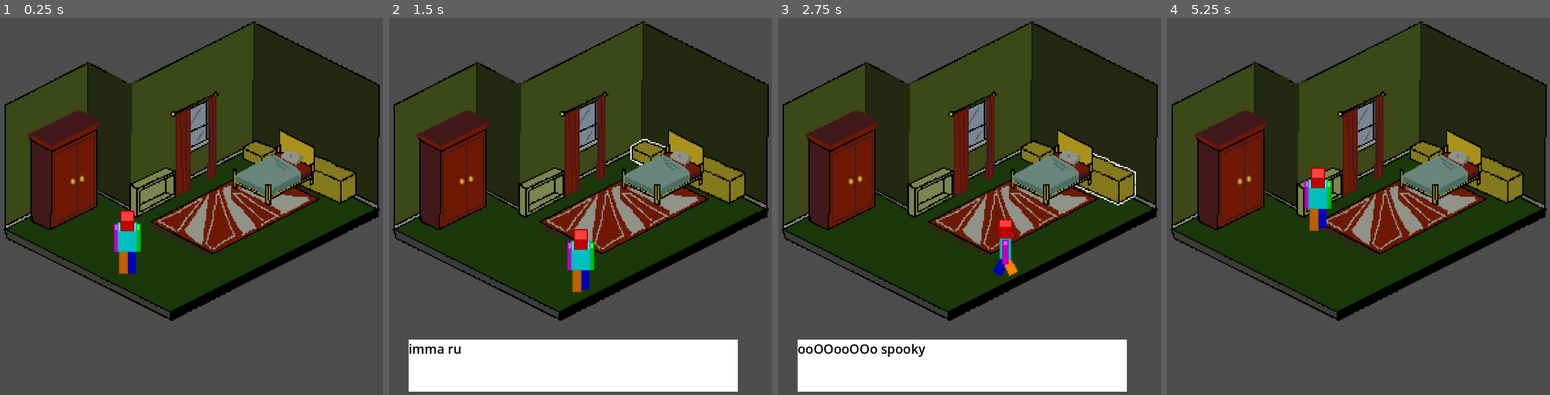
Above: before the commit, frames 1-4 (left to right).
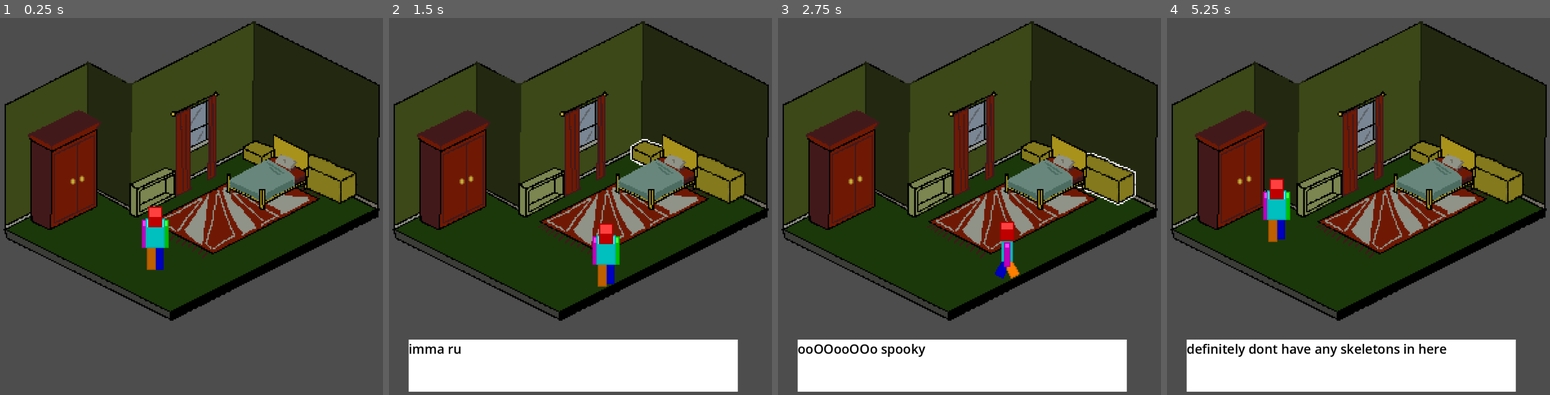
Above: after the commit, the same moments.

Repository: UMKC-GDT/Team2sprint
Game: Godot game, scene res://Scenes/Bedroom.tscn
The game is run twice, just before and just after one commit, with the same random seed, the same clock (stepped at 60 frames per second) and the same inputs.
Inputs (mouse positions are in pixels of both pictures, inside the frame that each line leads up to):
- Up to frame 1 (0.25 s): no input
- Up to frame 2 (1.5 s): tap Enter at 0.5 s; move the mouse to (637, 206) at 0.52 s; press the mouse at (637, 206) at 0.53 s; hold Right (move_right) 0.53-1.28 s; move the mouse to (649, 149) at 1.27 s; release the mouse at (649, 149) at 1.28 s; hold Down (move_down) from 1.28 s (still down); click (649, 149) at 1.35 s
- Up to frame 3 (2.75 s): move the mouse to (1118, 176) at 2.02 s; release Down (move_down) at 2.03 s; press the mouse at (1118, 176) at 2.03 s; hold Right (move_right) from 2.03 s (still down)
- Up to frame 4 (5.25 s): move the mouse to (1446, 165) at 2.77 s; release Right (move_right) at 2.78 s; release the mouse at (1446, 165) at 2.78 s; hold W (move_up) 2.78-3.53 s; click (1446, 165) at 2.85 s; move the mouse to (1232, 161) at 3.52 s; press the mouse at (1232, 161) at 3.53 s; hold Left (move_left) 3.53-5.03 s; move the mouse to (1327, 183) at 4.27 s; release the mouse at (1327, 183) at 4.28 s; click (1327, 183) at 4.35 s; move the mouse to (1373, 146) at 5.02 s; press the mouse at (1373, 146) at 5.03 s; hold Down (move_down) from 5.03 s (still down)

The runs differ from the first frame. In frame 1, 3.5% of the frame differs, in the area x 29-83%, y 29-68%; in frame 2, 3.5%; in frame 3, 2.1%; in frame 4, 15%, in the area x 5-92%, y 29-100%.

Commit message:
changed some collision things

Diff:
--- a/Scenes/Bedroom.tscn
+++ b/Scenes/Bedroom.tscn
@@ -33,6 +33,12 @@
 
 [sub_resource type="RectangleShape2D" id="RectangleShape2D_c87yd"]
 size = Vector2(471.52655, 24.952576)
+
+[sub_resource type="RectangleShape2D" id="RectangleShape2D_r48xv"]
+size = Vector2(85.101944, 121.01507)
+
+[sub_resource type="RectangleShape2D" id="RectangleShape2D_c8h7i"]
+size = Vector2(83.765335, 39.181755)
 
 [node name="Bedroom" type="Node2D" unique_id=1067365110]
 
@@ -87,6 +93,36 @@
 rotation = 0.44099855
 shape = SubResource("RectangleShape2D_c87yd")
 
+[node name="StaticBody2D7" type="StaticBody2D" parent="Collision_Shapes" unique_id=286916109]
+
+[node name="CollisionShape2D" type="CollisionShape2D" parent="Collision_Shapes/StaticBody2D7" unique_id=681394255]
+position = Vector2(224.49998, 652.99994)
+rotation = 1.1060724
+shape = SubResource("RectangleShape2D_r48xv")
+
+[node name="StaticBody2D8" type="StaticBody2D" parent="Collision_Shapes" unique_id=751379476]
+
+[node name="CollisionShape2D" type="CollisionShape2D" parent="Collision_Shapes/StaticBody2D8" unique_id=1126974035]
+position = Vector2(168.49997, 675.00006)
+rotation = 0.4608283
+shape = SubResource("RectangleShape2D_c8h7i")
+
+[node name="StaticBody2D9" type="StaticBody2D" parent="Collision_Shapes" unique_id=1499969871]
+position = Vector2(465.5, -75)
+
+[node name="CollisionShape2D" type="CollisionShape2D" parent="Collision_Shapes/StaticBody2D9" unique_id=672660017]
+position = Vector2(243.14038, 653.9816)
+rotation = 1.1060724
+shape = SubResource("RectangleShape2D_r48xv")
+
+[node name="StaticBody2D10" type="StaticBody2D" parent="Collision_Shapes" unique_id=88175578]
+position = Vector2(465.5, -75)
+
+[node name="CollisionShape2D" type="CollisionShape2D" parent="Collision_Shapes/StaticBody2D10" unique_id=877348371]
+position = Vector2(183.48297, 682.43884)
+rotation = 0.4608283
+shape = SubResource("RectangleShape2D_c8h7i")
+
 [node name="Bedroom_Items" type="Node2D" parent="." unique_id=1958569601]
 position = Vector2(0.5, -91)
 
@@ -103,7 +139,7 @@
 highlight_texture = ExtResource("7_c8h7i")
 
 [node name="Bed" parent="Bedroom_Items" unique_id=1699425684 instance=ExtResource("6_rsf82")]
-position = Vector2(714, 546.99994)
+position = Vector2(700, 557.99994)
 highlight_texture = ExtResource("9_jjrne")
 
 [node name="Wardrobe" parent="Bedroom_Items" unique_id=1144019204 instance=ExtResource("7_qt6gd")]
@@ -119,7 +155,7 @@
 highlight_texture = ExtResource("15_ad3fp")
 
 [node name="Character" parent="." unique_id=1049770983 instance=ExtResource("2_0y5hw")]
-position = Vector2(360, 637)
+position = Vector2(425, 628)
 scale = Vector2(3, 3)
 
 [node name="Camera2D" type="Camera2D" parent="." unique_id=1009191293]
--- a/Scenes/Character.tscn
+++ b/Scenes/Character.tscn
@@ -730,8 +730,8 @@
 "speed": 13.0
 }]
 
-[sub_resource type="RectangleShape2D" id="RectangleShape2D_vydhe"]
-size = Vector2(13, 13)
+[sub_resource type="CircleShape2D" id="CircleShape2D_jjrne"]
+radius = 6.519202
 
 [node name="Character" type="CharacterBody2D" unique_id=1049770983]
 motion_mode = 1
@@ -746,4 +746,4 @@
 
 [node name="CollisionShape2D" type="CollisionShape2D" parent="." unique_id=1591805647]
 position = Vector2(0.5, 21.5)
-shape = SubResource("RectangleShape2D_vydhe")
+shape = SubResource("CircleShape2D_jjrne")
--- a/Scripts/bedroom_objects/wardrobe.gd
+++ b/Scripts/bedroom_objects/wardrobe.gd
@@ -16,7 +16,7 @@
 
 
 #i added this for dialogue  -Cameron
-var text = ["im testing if this will fuck up dialogue", "i bet that id does"]
+var text = ["im a closet", "definitely dont have any skeletons in here", "no sir"]
 
 #this signal is triggered when anything interacts with the area2D
 func _on_area_2d_input_event(viewport: Node, event: InputEvent, shape_idx: int) -> void:
